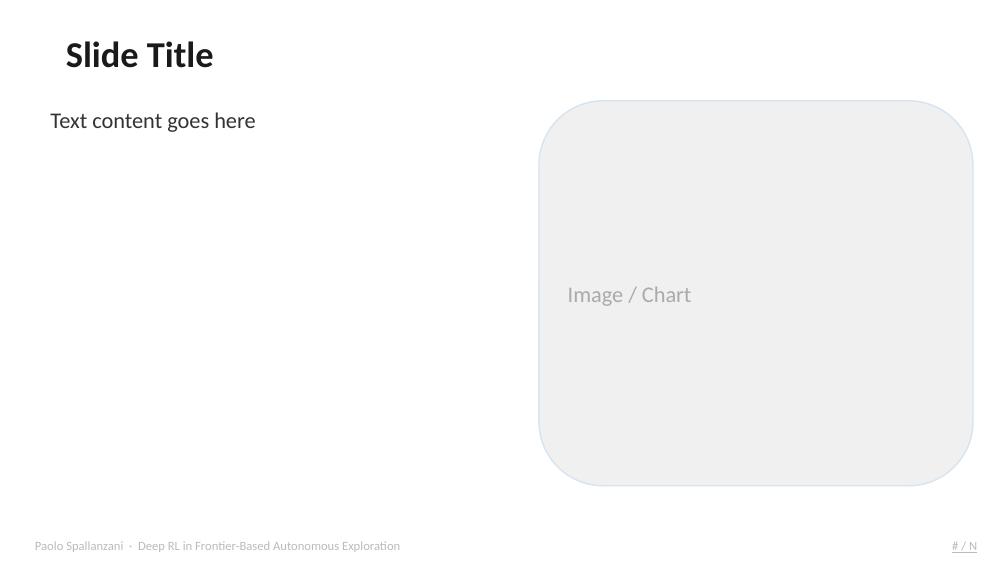
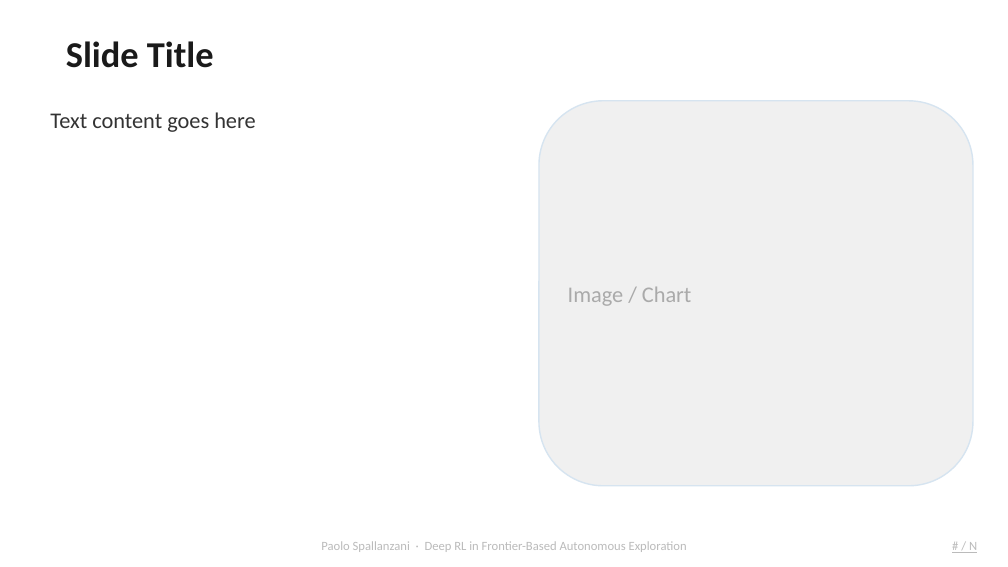
Before and after one commit to Paolo-Spall/presentazione_tesi_dae, a slide deck: slide 23 of presentation_1.pptx (slide 12 before the commit). Drawn at 1008x567 pixels with LibreOffice and Linux fonts; fonts in the diff are those of the drawing; background and template pictures are left out. Boxes give left, top, right and bottom in pixels: in the first picture for what was removed or moved away, otherwise in the second. Text is boxed around its words. In the diff, an @@ line names an element or a change of style, - is before the commit and + after.

```diff
--- a/presentation_1.pptx
+++ b/presentation_1.pptx
@@ text "Paolo Spallanzani · Deep RL ...": place and size @@
-text "Paolo Spallanzani · Deep RL ..." at [35, 541, 400, 552]
+text "Paolo Spallanzani · Deep RL ..." at [321, 541, 687, 552]
@@ text "Paolo Spallanzani · Deep RL ..." at [321, 541, 687, 552]: alignment left to centre @@
```
Also in this commit, not shown: 10 other slides changed, 11 slides added, 5 other files.
